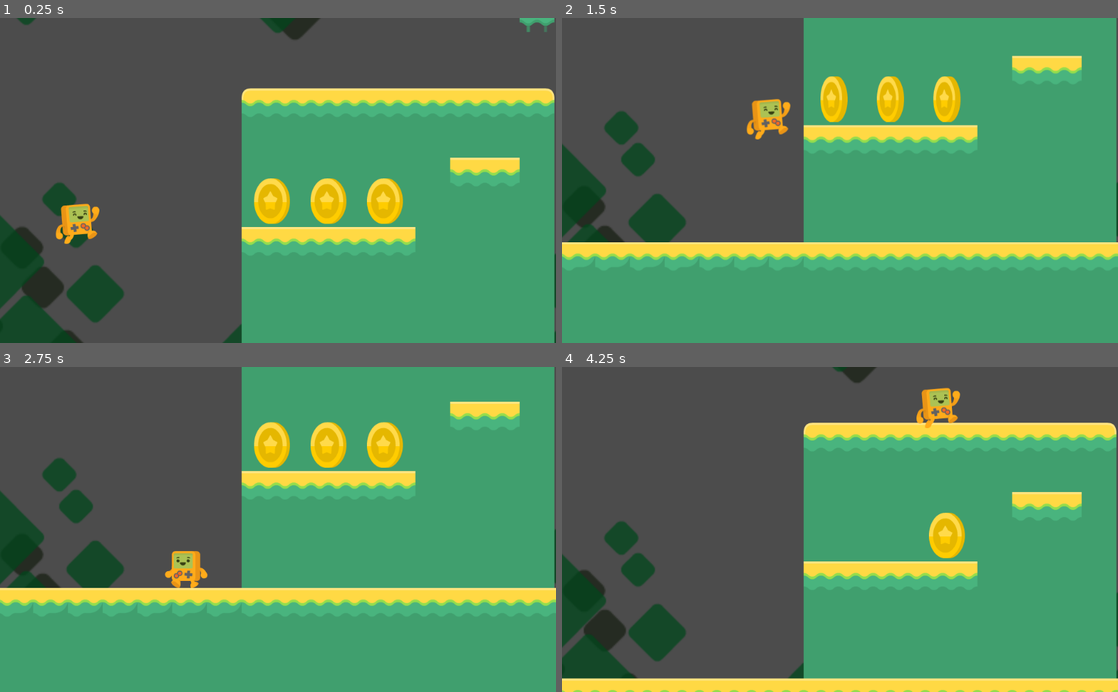
Above: before the commit, frames 1-4 (two rows, left to right).
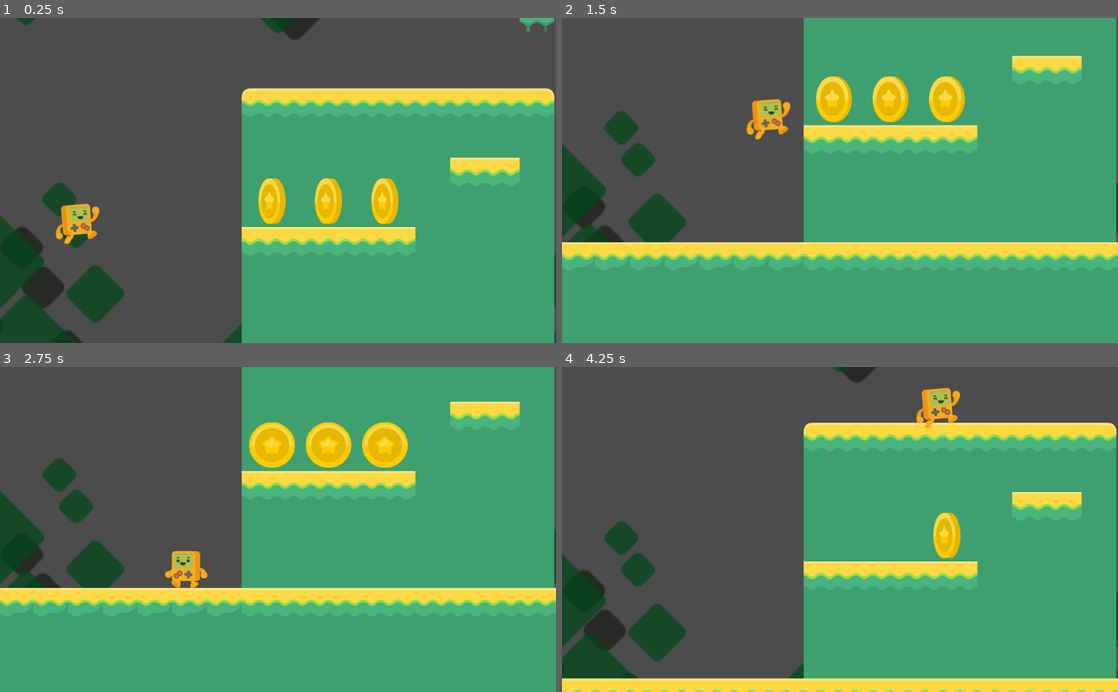
Above: after the commit, the same moments.

Repository: theaob/platformergodot
Game: Godot game, scene res://Scenes/Level1.tscn
Same seed, same stepped clock (60 frames per second), same inputs: the game is played once before the commit and once after it.
Inputs:
- Up to frame 1 (0.25 s): no input
- Up to frame 2 (1.5 s): hold Right (right) from 0.53 s (still down); tap Space (jump) at 0.77 s
- Up to frame 3 (2.75 s): tap Space (jump) at 1.52 s; release Right (right) at 2.03 s; hold Left (left) from 2.03 s (still down)
- Up to frame 4 (4.25 s): release Left (left) at 2.78 s; hold Right (right) from 2.78 s (still down); tap Space (jump) at 3.02, 3.77 s

The runs differ from the first frame. In frame 1, 1.2% of the frame differs, in the area x 45-73%, y 49-64%; in frame 2, 1.2%; in frame 3, 1.3%, in the area x 44-74%, y 16-31%; in frame 4, 0.4%.

Commit message:
coin script now increases coin amount in player 🪙

Diff:
--- a/Scenes/Coin.tscn
+++ b/Scenes/Coin.tscn
@@ -93,6 +93,7 @@
 [node name="AnimatedSprite" type="AnimatedSprite" parent="."]
 frames = SubResource( 1 )
 animation = "idle"
+frame = 1
 playing = true
 
 [node name="AnimationPlayer" type="AnimationPlayer" parent="."]
--- a/Scripts/Coin.gd
+++ b/Scripts/Coin.gd
@@ -1,7 +1,8 @@
 extends Area2D
 
-func _on_coin_body_entered(_body):
+func _on_coin_body_entered(body):
 	$AnimationPlayer.play("coin_animation");
+	body.add_coin();
 
 func _on_AnimationPlayer_animation_finished(_anim_name):
 	queue_free();
--- a/Scripts/Player.gd
+++ b/Scripts/Player.gd
@@ -1,6 +1,8 @@
 extends KinematicBody2D
 
 var velocity = Vector2(0,0);
+var coins = 0;
+
 const X_SPEED = 250;
 const JUMP_FORCE = -1000;
 const GRAVITY = 35;
@@ -31,5 +33,8 @@
 	velocity.x = lerp(velocity.x, 0, LERP_WEIGHT);
 
 
+func add_coin():
+	coins = coins + 1;
+
 func _on_FallZone_body_entered(_body):
 	var _result = get_tree().change_scene("res://Scenes/Level1.tscn");
